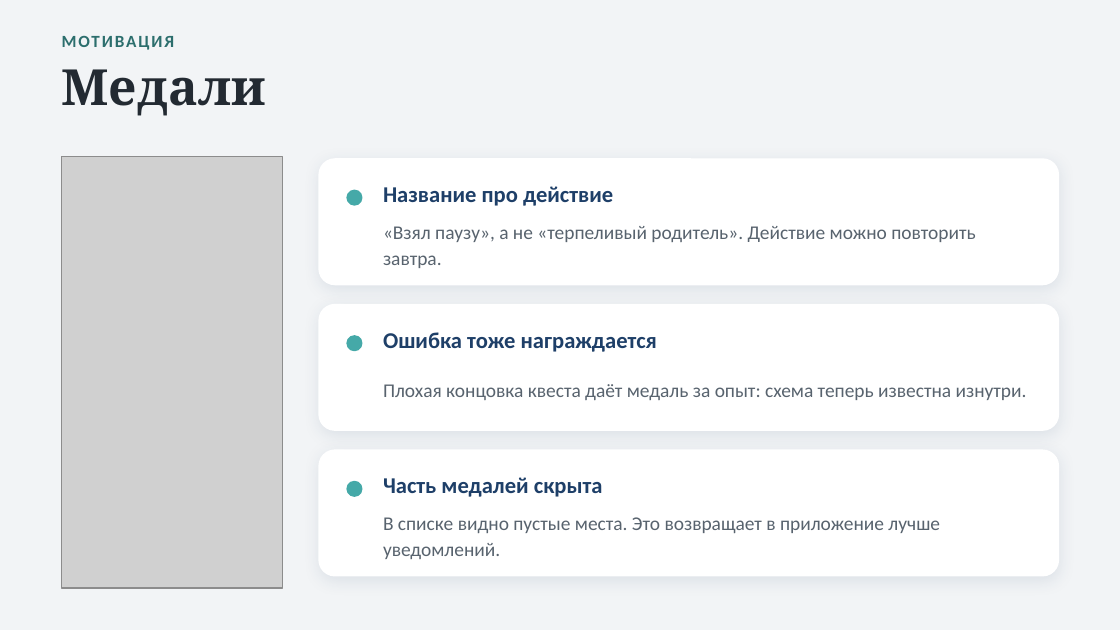
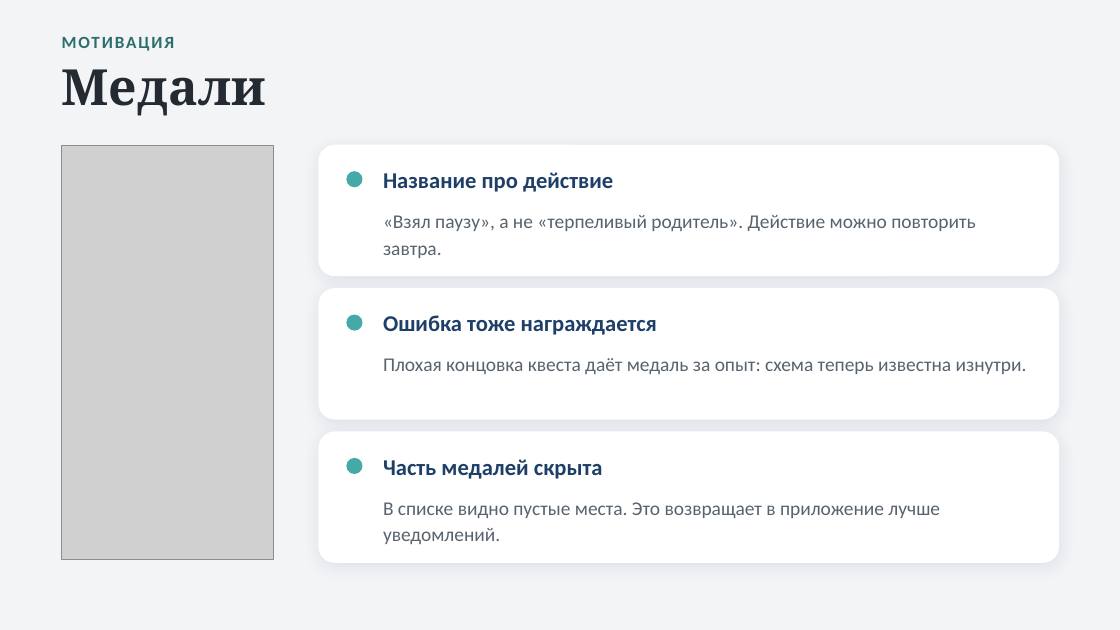
Before and after one commit to Levalnik0/proekt-eho, a slide deck: slide 8 of Проект_Эхо_презентация.pptx. Drawn at 1120x630 pixels with LibreOffice and Linux fonts; fonts in the diff are those of the drawing; grey boxes stand for pictures. Boxes give left, top, right and bottom in pixels: in the first picture for what was removed or moved away, otherwise in the second. Text is boxed around its words. In the diff, an @@ line names an element or a change of style, - is before the commit and + after.

```diff
--- a/Проект_Эхо_презентация.pptx
+++ b/Проект_Эхо_презентация.pptx
@@ picture: place and size @@
-picture at box(62, 157, 282, 588)
+picture at box(62, 146, 273, 560)
@@ rounded rectangle: place and size @@
-rounded rectangle at box(319, 159, 1058, 284)
+rounded rectangle at box(319, 146, 1058, 276)
@@ ellipse: place and size @@
-ellipse at box(347, 190, 362, 205)
+ellipse at box(347, 172, 362, 187)
@@ rounded rectangle: place and size @@
-rounded rectangle at box(319, 305, 1058, 430)
+rounded rectangle at box(319, 289, 1058, 419)
@@ ellipse: place and size @@
-ellipse at box(347, 336, 362, 351)
+ellipse at box(347, 316, 362, 330)
@@ 3 texts: place and size @@
-3 texts at box(383, 186, 1027, 400)
+3 texts at box(383, 172, 1027, 374)
@@ proportions changed in 3 elements at box(319, 146, 1058, 276), box(319, 289, 1058, 419), box(319, 432, 1058, 562) @@
@@ rounded rectangle: place and size @@
-rounded rectangle at box(319, 450, 1058, 576)
+rounded rectangle at box(319, 432, 1058, 562)
@@ ellipse: place and size @@
-ellipse at box(347, 482, 362, 496)
+ellipse at box(347, 459, 362, 474)
@@ vertical alignment middle to top in 6 elements at box(383, 215, 975, 258), box(383, 172, 613, 192), box(383, 358, 1027, 374), box(383, 502, 940, 544), box(383, 315, 657, 335), box(383, 459, 603, 479) @@
@@ 3 texts: place and size @@
-3 texts at box(383, 332, 940, 559)
+3 texts at box(383, 315, 940, 544)
```
Also in this commit, not shown: 10 other slides changed, 1 slide added, 9 other files.
